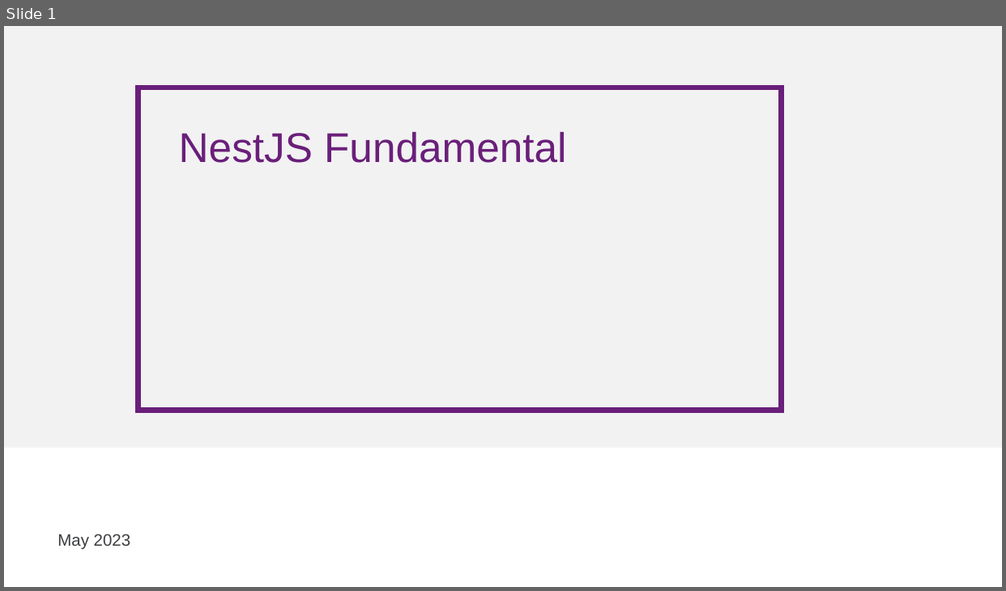
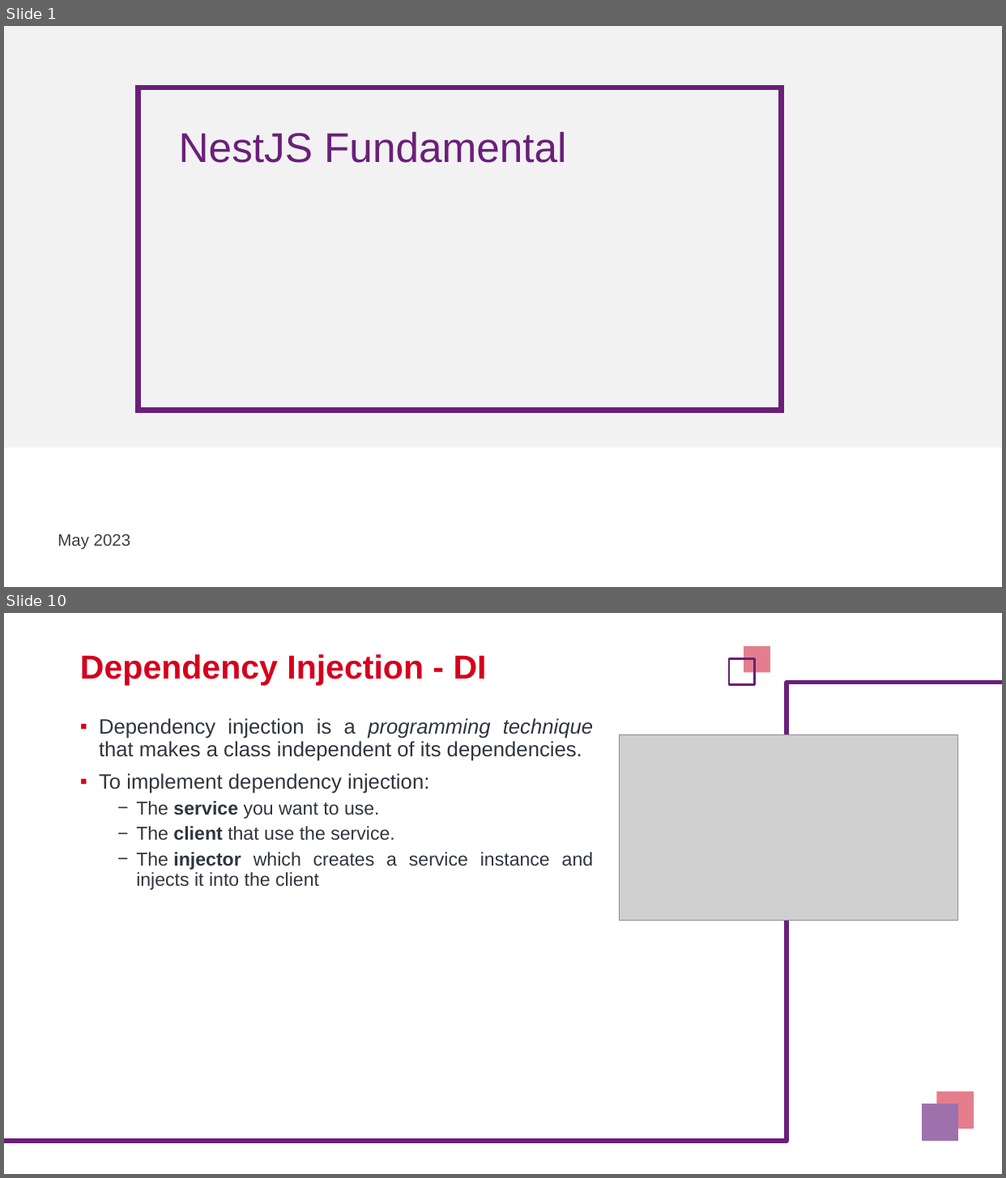
Before and after one commit to nashtech-garage/nodejs-nestjs-training, a slide deck: slide/NT_NestJS_Training.pptx. Shown one above the other, each under a label of ours: slide 1 before the commit, slides 1 and 10 after it; the slides between them are not shown. The pictures are 1006x591 and 1006x1178 pixels, drawn with LibreOffice and Linux fonts; fonts in the diff are those of the drawing; grey boxes stand for pictures; background and template pictures are left out. Boxes give left, top, right and bottom in pixels: in the first picture for what was removed or moved away, otherwise in the second. Text is boxed around its words. In the diff, an @@ line names an element or a change of style, - is before the commit and + after.

```diff
--- a/slide/NT_NestJS_Training.pptx
+++ b/slide/NT_NestJS_Training.pptx
@@ slide 10 added at box(4, 613, 1002, 1174), background #FFFFFF @@
@@ title added at box(80, 654, 487, 685), 32 pt, text #D6001C, bold @@
+Dependency Injection - DI
@@ rectangle added at box(730, 658, 755, 685), outline #6A1F7A 2.25 pt @@
@@ rectangle added at box(744, 646, 769, 672), fill #E47E8D @@
@@ elbow line added from (4, 1142) to (1002, 683), #D6001C 4.5 pt @@
@@ text added at box(99, 718, 594, 890), 20 pt, text #2F353E @@
+▪ Dependency injection is a programming technique that makes a class independent of its dependencies.
+▪ To implement dependency injection:
+  − The service you want to use.
+  − The client that use the service.
+  − The injector which creates a service instance and injects it into the client
@@ picture added at box(620, 735, 957, 920) @@
@@ rectangle added at box(937, 1093, 974, 1130), fill #E47E8D @@
@@ rectangle added at box(922, 1104, 957, 1142), fill #9E71AC @@
```
Also in this commit, not shown: 5 slides changed, 25 other slides added, 26 slides removed, 7 other files.
